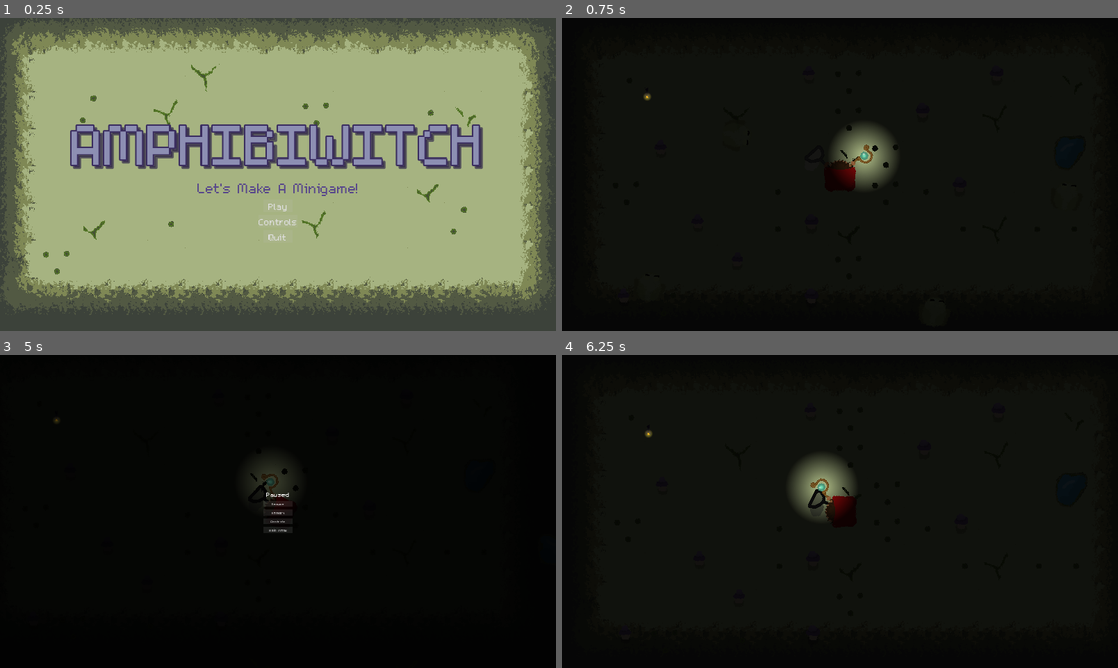
Above: before the commit, frames 1-4 (two rows, left to right).
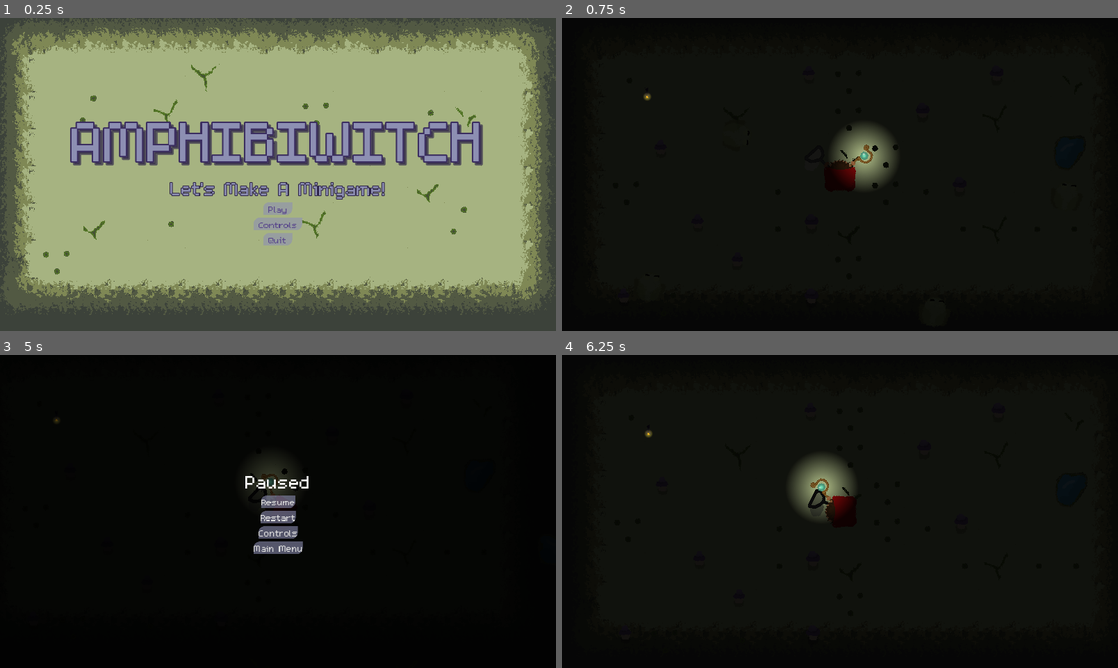
Above: after the commit, the same moments.

Repository: Splashy-Inc/amphibiwitch
Game: Godot game, scene res://SCENES/screen_manager.tscn
The game is run twice, just before and just after one commit, with the same random seed, the same clock (stepped at 60 frames per second) and the same inputs. The engine's default icon, where the game draws it, is replaced by a stand-in: a white triangle on a blue panel in a dark square.
Inputs (mouse positions are in pixels of both pictures, inside the frame that each line leads up to):
- Up to frame 1 (0.25 s): no input
- Up to frame 2 (0.75 s): click "Play" at 0.5 s
- Up to frame 3 (5 s): tap Enter at 1.25 s; move the mouse to (400, 495) at 1.27 s; press the mouse at (400, 495) at 1.28 s; hold D (right) 1.28-2.03 s; move the mouse to (166, 527) at 2.02 s; release the mouse at (166, 527) at 2.03 s; hold S (down) 2.03-2.78 s; right-click (166, 527) at 2.1 s; click (166, 527) at 2.3 s; tap Space at 2.75 s; move the mouse to (333, 442) at 2.77 s; press the mouse at (333, 442) at 2.78 s; hold D (right) 2.78-3.53 s; move the mouse to (250, 574) at 3.52 s; release the mouse at (250, 574) at 3.53 s; hold W (up) 3.53-4.28 s; click (250, 574) at 3.6 s; move the mouse to (444, 558) at 4.27 s; hold A (left) from 4.28 s (still down); hold Right mouse button (light) from 4.28 s (still down); click (444, 558) at 4.55 s; tap P (pause) at 4.9 s
- Up to frame 4 (6.25 s): release A (left) at 5 s; release Right mouse button (light) at 5 s; click "Restart" at 5 s; tap Enter at 5.75 s; move the mouse to (673, 464) at 5.77 s; hold A (left) from 5.78 s (still down); click (673, 464) at 5.85 s

The runs differ from the first frame. In frame 1, 5.2% of the frame differs, in the area x 12-87%, y 33-73%; in frame 2, nothing differs; in frame 3, 1.3%; in frame 4, nothing differs.

Commit message:
ui stuff

Diff:
--- a/SCENES/GUI/controls_screen.tscn
+++ b/SCENES/GUI/controls_screen.tscn
@@ -1,10 +1,11 @@
-[gd_scene load_steps=7 format=3 uid="uid://c6tdu4r5v8bbs"]
+[gd_scene load_steps=8 format=3 uid="uid://c6tdu4r5v8bbs"]
 
 [ext_resource type="Script" path="res://SCRIPTS/controls_screen.gd" id="1_tvbxo"]
 [ext_resource type="Script" path="res://SCRIPTS/controls_tab_container.gd" id="2_pnoft"]
 [ext_resource type="StyleBox" uid="uid://1mss4twkxib3" path="res://button_box.tres" id="2_tn6xa"]
 [ext_resource type="Texture2D" uid="uid://bsnl2lvtbxral" path="res://ASSETS/Art/joystick/Joystick.png" id="3_1l55u"]
-[ext_resource type="Texture2D" uid="uid://b4n6irf1jephl" path="res://icon.svg" id="4_lo2b3"]
+[ext_resource type="Texture2D" uid="uid://blmr12hmgpfs1" path="res://ASSETS/Art/Buttons/button_staff_pressed.png" id="5_ptnqm"]
+[ext_resource type="Texture2D" uid="uid://bgbj6hmvn03sc" path="res://ASSETS/Art/Buttons/button_net_pressed.png" id="6_cbk5s"]
 
 [sub_resource type="StyleBoxFlat" id="StyleBoxFlat_vwyni"]
 bg_color = Color(0.255659, 0.255659, 0.255659, 1)
@@ -31,7 +32,13 @@
 
 [node name="TitleLabel" type="Label" parent="ScreenRows/ScreenTitle"]
 layout_mode = 2
-theme_override_font_sizes/font_size = 36
+theme_override_colors/font_color = Color(0.552941, 0.560784, 0.701961, 1)
+theme_override_colors/font_shadow_color = Color(0.172549, 0.133333, 0.278431, 0.643137)
+theme_override_colors/font_outline_color = Color(0.347047, 0.279059, 0.544755, 1)
+theme_override_constants/shadow_offset_x = 10
+theme_override_constants/shadow_offset_y = 10
+theme_override_constants/outline_size = 10
+theme_override_font_sizes/font_size = 125
 text = "How To Play"
 
 [node name="TopicItem" type="VBoxContainer" parent="ScreenRows"]
@@ -40,21 +47,9 @@
 
 [node name="TopicTitle" type="Label" parent="ScreenRows/TopicItem"]
 layout_mode = 2
-theme_override_font_sizes/font_size = 24
-text = "Goal"
-horizontal_alignment = 1
-
-[node name="TopicItem" type="HBoxContainer" parent="ScreenRows/TopicItem"]
-layout_mode = 2
-alignment = 1
-
-[node name="Label" type="Label" parent="ScreenRows/TopicItem/TopicItem"]
-custom_minimum_size = Vector2(640, 0)
-layout_mode = 2
-theme_override_font_sizes/font_size = 16
-text = "Describe the game goal here"
-horizontal_alignment = 1
-autowrap_mode = 2
+theme_override_font_sizes/font_size = 50
+text = "Goal: Collect the frogs!"
+horizontal_alignment = 1
 
 [node name="PlayerControl" type="VBoxContainer" parent="ScreenRows"]
 layout_mode = 2
@@ -63,12 +58,12 @@
 
 [node name="Title" type="Label" parent="ScreenRows/PlayerControl"]
 layout_mode = 2
-theme_override_font_sizes/font_size = 24
+theme_override_font_sizes/font_size = 50
 text = "Player Controls"
 horizontal_alignment = 1
 
 [node name="ControlsTabContainer" type="TabContainer" parent="ScreenRows/PlayerControl"]
-custom_minimum_size = Vector2(320, 190)
+custom_minimum_size = Vector2(487, 316)
 layout_mode = 2
 size_flags_horizontal = 4
 theme_override_styles/panel = SubResource("StyleBoxFlat_vwyni")
@@ -95,8 +90,8 @@
 
 [node name="Control1Name" type="Label" parent="ScreenRows/PlayerControl/ControlsTabContainer/Keyboard + Mouse/ControlsGrid"]
 layout_mode = 2
-theme_override_font_sizes/font_size = 16
-text = "Key map example"
+theme_override_font_sizes/font_size = 50
+text = "MOVE"
 
 [node name="Control1Grid" type="GridContainer" parent="ScreenRows/PlayerControl/ControlsTabContainer/Keyboard + Mouse/ControlsGrid"]
 layout_mode = 2
@@ -114,7 +109,7 @@
 [node name="ControlValue2" type="Label" parent="ScreenRows/PlayerControl/ControlsTabContainer/Keyboard + Mouse/ControlsGrid/Control1Grid"]
 custom_minimum_size = Vector2(16, 16)
 layout_mode = 2
-theme_override_font_sizes/font_size = 16
+theme_override_font_sizes/font_size = 50
 theme_override_styles/normal = ExtResource("2_tn6xa")
 text = "W"
 horizontal_alignment = 1
@@ -128,7 +123,7 @@
 [node name="ControlValue4" type="Label" parent="ScreenRows/PlayerControl/ControlsTabContainer/Keyboard + Mouse/ControlsGrid/Control1Grid"]
 custom_minimum_size = Vector2(16, 16)
 layout_mode = 2
-theme_override_font_sizes/font_size = 16
+theme_override_font_sizes/font_size = 50
 theme_override_styles/normal = ExtResource("2_tn6xa")
 text = "A"
 horizontal_alignment = 1
@@ -136,7 +131,7 @@
 [node name="ControlValue5" type="Label" parent="ScreenRows/PlayerControl/ControlsTabContainer/Keyboard + Mouse/ControlsGrid/Control1Grid"]
 custom_minimum_size = Vector2(16, 16)
 layout_mode = 2
-theme_override_font_sizes/font_size = 16
+theme_override_font_sizes/font_size = 50
 theme_override_styles/normal = ExtResource("2_tn6xa")
 text = "S"
 horizontal_alignment = 1
@@ -144,29 +139,29 @@
 [node name="ControlValue6" type="Label" parent="ScreenRows/PlayerControl/ControlsTabContainer/Keyboard + Mouse/ControlsGrid/Control1Grid"]
 custom_minimum_size = Vector2(16, 16)
 layout_mode = 2
-theme_override_font_sizes/font_size = 16
+theme_override_font_sizes/font_size = 50
 theme_override_styles/normal = ExtResource("2_tn6xa")
 text = "D"
 horizontal_alignment = 1
 
 [node name="Control2Name" type="Label" parent="ScreenRows/PlayerControl/ControlsTabContainer/Keyboard + Mouse/ControlsGrid"]
 layout_mode = 2
-theme_override_font_sizes/font_size = 16
-text = "Key press example"
+theme_override_font_sizes/font_size = 50
+text = "Use Light"
 
 [node name="Control2Button" type="Label" parent="ScreenRows/PlayerControl/ControlsTabContainer/Keyboard + Mouse/ControlsGrid"]
 custom_minimum_size = Vector2(57, 16)
 layout_mode = 2
 size_flags_horizontal = 0
-theme_override_font_sizes/font_size = 16
+theme_override_font_sizes/font_size = 50
 theme_override_styles/normal = ExtResource("2_tn6xa")
 text = "Left Click"
 horizontal_alignment = 1
 
 [node name="Control3Name" type="Label" parent="ScreenRows/PlayerControl/ControlsTabContainer/Keyboard + Mouse/ControlsGrid"]
 layout_mode = 2
-theme_override_font_sizes/font_size = 16
-text = "Key combo example"
+theme_override_font_sizes/font_size = 50
+text = "Use Net"
 
 [node name="Control3Combo" type="HBoxContainer" parent="ScreenRows/PlayerControl/ControlsTabContainer/Keyboard + Mouse/ControlsGrid"]
 layout_mode = 2
@@ -176,25 +171,9 @@
 [node name="ControlButton1" type="Label" parent="ScreenRows/PlayerControl/ControlsTabContainer/Keyboard + Mouse/ControlsGrid/Control3Combo"]
 custom_minimum_size = Vector2(61, 16)
 layout_mode = 2
-theme_override_font_sizes/font_size = 16
+theme_override_font_sizes/font_size = 50
 theme_override_styles/normal = ExtResource("2_tn6xa")
 text = "Right Click"
-horizontal_alignment = 1
-
-[node name="Plus" type="Label" parent="ScreenRows/PlayerControl/ControlsTabContainer/Keyboard + Mouse/ControlsGrid/Control3Combo"]
-custom_minimum_size = Vector2(16, 16)
-layout_mode = 2
-theme_override_font_sizes/font_size = 16
-theme_override_styles/normal = ExtResource("2_tn6xa")
-text = "+"
-horizontal_alignment = 1
-
-[node name="ControlButton2" type="Label" parent="ScreenRows/PlayerControl/ControlsTabContainer/Keyboard + Mouse/ControlsGrid/Control3Combo"]
-custom_minimum_size = Vector2(57, 16)
-layout_mode = 2
-theme_override_font_sizes/font_size = 16
-theme_override_styles/normal = ExtResource("2_tn6xa")
-text = "Left Click"
 horizontal_alignment = 1
 
 [node name="SpacerLeft" type="Control" parent="ScreenRows/PlayerControl/ControlsTabContainer/Keyboard + Mouse"]
@@ -220,8 +199,8 @@
 
 [node name="Control1Name" type="Label" parent="ScreenRows/PlayerControl/ControlsTabContainer/Mobile/ControlsGrid"]
 layout_mode = 2
-theme_override_font_sizes/font_size = 16
-text = "Joystick example"
+theme_override_font_sizes/font_size = 50
+text = "Move"
 
 [node name="TextureRect" type="TextureRect" parent="ScreenRows/PlayerControl/ControlsTabContainer/Mobile/ControlsGrid"]
 custom_minimum_size = Vector2(0, 48)
@@ -232,27 +211,27 @@
 
 [node name="Control2Name" type="Label" parent="ScreenRows/PlayerControl/ControlsTabContainer/Mobile/ControlsGrid"]
 layout_mode = 2
-theme_override_font_sizes/font_size = 16
-text = "Button press example"
+theme_override_font_sizes/font_size = 50
+text = "Use Light"
 
 [node name="TextureRect2" type="TextureRect" parent="ScreenRows/PlayerControl/ControlsTabContainer/Mobile/ControlsGrid"]
 custom_minimum_size = Vector2(0, 32)
 layout_mode = 2
 size_flags_horizontal = 4
-texture = ExtResource("4_lo2b3")
+texture = ExtResource("5_ptnqm")
 expand_mode = 3
 stretch_mode = 4
 
 [node name="Control3Name" type="Label" parent="ScreenRows/PlayerControl/ControlsTabContainer/Mobile/ControlsGrid"]
 layout_mode = 2
-theme_override_font_sizes/font_size = 16
-text = "Button press example"
+theme_override_font_sizes/font_size = 50
+text = "Use Net"
 
 [node name="TextureRect3" type="TextureRect" parent="ScreenRows/PlayerControl/ControlsTabContainer/Mobile/ControlsGrid"]
 custom_minimum_size = Vector2(0, 32)
 layout_mode = 2
 size_flags_horizontal = 4
-texture = ExtResource("4_lo2b3")
+texture = ExtResource("6_cbk5s")
 expand_mode = 3
 stretch_mode = 4
 
@@ -279,7 +258,7 @@
 
 [node name="Control1Name" type="Label" parent="ScreenRows/PlayerControl/ControlsTabContainer/Controller/ControlsGrid"]
 layout_mode = 2
-theme_override_font_sizes/font_size = 16
+theme_override_font_sizes/font_size = 50
 text = "Button map example"
 
 [node name="Control1Grid" type="GridContainer" parent="ScreenRows/PlayerControl/ControlsTabContainer/Controller/ControlsGrid"]
@@ -353,7 +332,7 @@
 
 [node name="Control2Name" type="Label" parent="ScreenRows/PlayerControl/ControlsTabContainer/Controller/ControlsGrid"]
 layout_mode = 2
-theme_override_font_sizes/font_size = 16
+theme_override_font_sizes/font_size = 50
 text = "Button press example"
 
 [node name="Control2Button" type="Label" parent="ScreenRows/PlayerControl/ControlsTabContainer/Controller/ControlsGrid"]
@@ -368,7 +347,7 @@
 
 [node name="Control3Name" type="Label" parent="ScreenRows/PlayerControl/ControlsTabContainer/Controller/ControlsGrid"]
 layout_mode = 2
-theme_override_font_sizes/font_size = 16
+theme_override_font_sizes/font_size = 50
 text = "Button combo example"
 
 [node name="Control3Combo" type="HBoxContainer" parent="ScreenRows/PlayerControl/ControlsTabContainer/Controller/ControlsGrid"]
@@ -410,6 +389,6 @@
 
 [node name="KeyPressPrompt" type="Label" parent="ScreenRows"]
 layout_mode = 2
-theme_override_font_sizes/font_size = 24
+theme_override_font_sizes/font_size = 50
 text = "Press any key to exit"
 horizontal_alignment = 1
--- a/SCENES/GUI/hud.tscn
+++ b/SCENES/GUI/hud.tscn
@@ -29,7 +29,6 @@
 offset_bottom = 360.0
 
 [node name="ControlsScreen" parent="MenuScreens" instance=ExtResource("4_sgjn6")]
-visible = false
 
 [node name="WinScreen" parent="MenuScreens" instance=ExtResource("6_s7jfo")]
 visible = false
--- a/SCENES/GUI/main_menu.tscn
+++ b/SCENES/GUI/main_menu.tscn
@@ -43,8 +43,10 @@
 
 [node name="Subtitle" type="Label" parent="MenuContent"]
 layout_mode = 2
-theme_override_colors/font_color = Color(0.347047, 0.279059, 0.544755, 1)
-theme_override_font_sizes/font_size = 75
+theme_override_colors/font_color = Color(0.552941, 0.560784, 0.701961, 1)
+theme_override_colors/font_outline_color = Color(0.172549, 0.133333, 0.278431, 1)
+theme_override_constants/outline_size = 10
+theme_override_font_sizes/font_size = 100
 text = "Let's Make A Minigame!"
 horizontal_alignment = 1
 
@@ -57,15 +59,18 @@
 custom_minimum_size = Vector2(100, 20)
 layout_mode = 2
 size_flags_horizontal = 4
+theme_override_colors/font_color = Color(0.347047, 0.279059, 0.544755, 1)
+theme_override_fonts/font = ExtResource("3_mnfv6")
 theme_override_font_sizes/font_size = 50
 theme_override_styles/normal = ExtResource("2_y3ir5")
 text = "Play"
 
 [node name="ControlsButton" type="Button" parent="MenuContent/MenuButtons"]
-custom_minimum_size = Vector2(100, 20)
+custom_minimum_size = Vector2(167, 20)
 layout_mode = 2
 size_flags_horizontal = 4
 size_flags_vertical = 4
+theme_override_colors/font_color = Color(0.347047, 0.279059, 0.544755, 1)
 theme_override_font_sizes/font_size = 50
 theme_override_styles/normal = ExtResource("2_y3ir5")
 text = "Controls"
@@ -75,6 +80,7 @@
 layout_mode = 2
 size_flags_horizontal = 4
 size_flags_vertical = 4
+theme_override_colors/font_color = Color(0.347047, 0.279059, 0.544755, 1)
 theme_override_font_sizes/font_size = 50
 theme_override_styles/normal = ExtResource("2_y3ir5")
 text = "Quit"
--- a/SCENES/GUI/pause_menu.tscn
+++ b/SCENES/GUI/pause_menu.tscn
@@ -24,7 +24,7 @@
 
 [node name="Title" type="Label" parent="MenuContent"]
 layout_mode = 2
-theme_override_font_sizes/font_size = 36
+theme_override_font_sizes/font_size = 100
 text = "Paused"
 horizontal_alignment = 1
 
@@ -36,34 +36,35 @@
 [node name="ResumeButton" type="Button" parent="MenuContent/MenuButtons"]
 custom_minimum_size = Vector2(100, 20)
 layout_mode = 2
-size_flags_horizontal = 0
-theme_override_font_sizes/font_size = 18
+size_flags_horizontal = 4
+theme_override_font_sizes/font_size = 50
 theme_override_styles/normal = ExtResource("2_1q666")
 text = "Resume"
 
 [node name="RestartButton" type="Button" parent="MenuContent/MenuButtons"]
 custom_minimum_size = Vector2(100, 20)
 layout_mode = 2
-size_flags_horizontal = 0
-theme_override_font_sizes/font_size = 18
+size_flags_horizontal = 4
+theme_override_font_sizes/font_size = 50
 theme_override_styles/normal = ExtResource("2_1q666")
 text = "Restart"
 
 [node name="ControlsButton" type="Button" parent="MenuContent/MenuButtons"]
 custom_minimum_size = Vector2(100, 20)
 layout_mode = 2
-size_flags_horizontal = 0
-theme_override_font_sizes/font_size = 18
+size_flags_horizontal = 4
+theme_override_font_sizes/font_size = 50
 theme_override_styles/normal = ExtResource("2_1q666")
 text = "Controls"
 
 [node name="MainMenuButton" type="Button" parent="MenuContent/MenuButtons"]
 custom_minimum_size = Vector2(100, 20)
 layout_mode = 2
-size_flags_horizontal = 0
-theme_override_font_sizes/font_size = 18
+size_flags_horizontal = 4
+theme_override_font_sizes/font_size = 50
 theme_override_styles/normal = ExtResource("2_1q666")
 text = "Main Menu"
+icon_alignment = 1
 
 [connection signal="pressed" from="MenuContent/MenuButtons/ResumeButton" to="." method="_on_resume_button_pressed"]
 [connection signal="pressed" from="MenuContent/MenuButtons/RestartButton" to="." method="_on_restart_button_pressed"]
--- a/SCENES/GUI/win_screen.tscn
+++ b/SCENES/GUI/win_screen.tscn
@@ -21,7 +21,13 @@
 
 [node name="Title" type="Label" parent="MenuContent"]
 layout_mode = 2
-theme_override_font_sizes/font_size = 36
+theme_override_colors/font_color = Color(0.552941, 0.560784, 0.701961, 1)
+theme_override_colors/font_shadow_color = Color(0.172549, 0.133333, 0.278431, 1)
+theme_override_colors/font_outline_color = Color(0.347047, 0.279059, 0.544755, 1)
+theme_override_constants/shadow_offset_x = 10
+theme_override_constants/shadow_offset_y = 10
+theme_override_constants/outline_size = 10
+theme_override_font_sizes/font_size = 150
 text = "You win!"
 horizontal_alignment = 1
 
@@ -31,23 +37,23 @@
 theme_override_constants/separation = 20
 
 [node name="MainMenuButton" type="Button" parent="MenuContent/MenuButtons"]
-custom_minimum_size = Vector2(100, 20)
+custom_minimum_size = Vector2(101, 20)
 layout_mode = 2
-theme_override_font_sizes/font_size = 18
+theme_override_font_sizes/font_size = 50
 theme_override_styles/normal = ExtResource("1_mm3s4")
 text = "Main Menu"
 
 [node name="RestartButton" type="Button" parent="MenuContent/MenuButtons"]
-custom_minimum_size = Vector2(100, 20)
+custom_minimum_size = Vector2(100, 30)
 layout_mode = 2
-theme_override_font_sizes/font_size = 18
+theme_override_font_sizes/font_size = 50
 theme_override_styles/normal = ExtResource("1_mm3s4")
 text = "Restart Level"
 
 [node name="QuitButton" type="Button" parent="MenuContent/MenuButtons"]
 custom_minimum_size = Vector2(100, 20)
 layout_mode = 2
-theme_override_font_sizes/font_size = 18
+theme_override_font_sizes/font_size = 50
 theme_override_styles/normal = ExtResource("1_mm3s4")
 text = "Quit"
 
--- a/button_box.tres
+++ b/button_box.tres
@@ -1,4 +1,6 @@
 [gd_resource type="StyleBoxFlat" format=3 uid="uid://1mss4twkxib3"]
 
 [resource]
-bg_color = Color(0.780392, 0.780392, 0.780392, 0.113725)
+bg_color = Color(0.552941, 0.560784, 0.701961, 0.588235)
+corner_radius_top_left = 20
+corner_radius_bottom_right = 20
Not shown: 1 places in SCENES/active_light_texture.tres that only renumber resources
